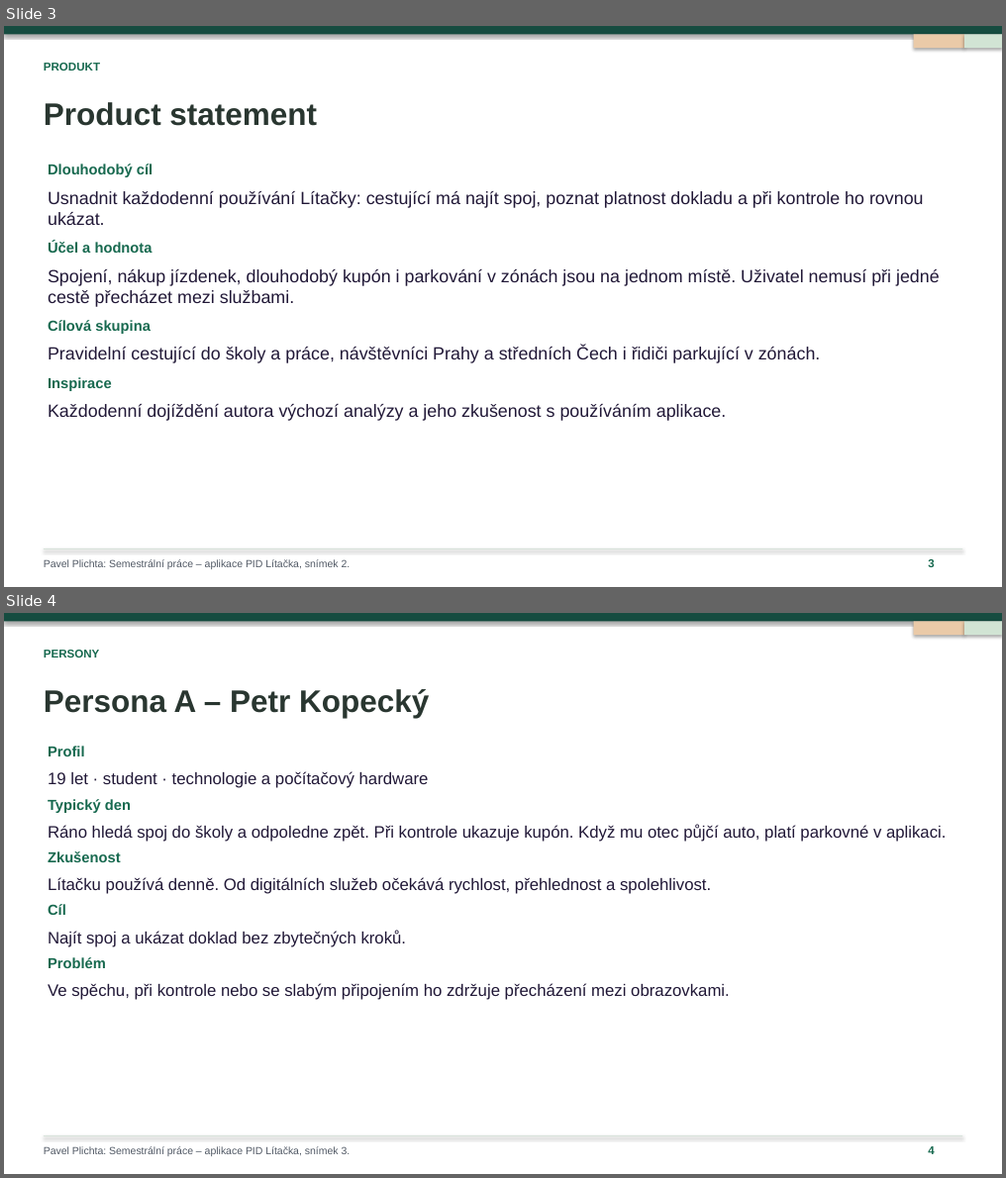
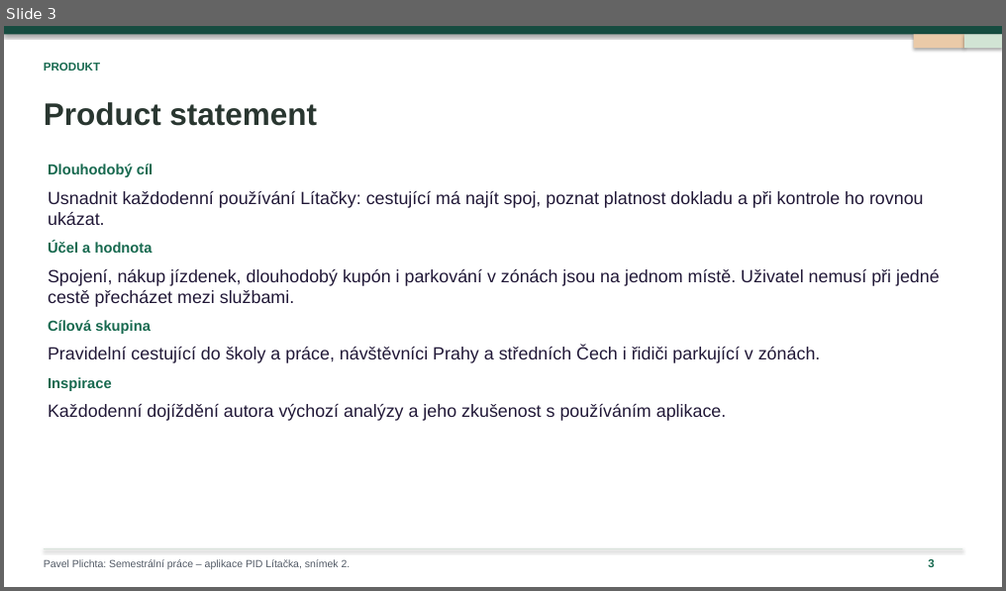
Before and after one commit to ShachPlay/ID_2026, a slide deck: PID-Litacka-Cookbook-2026.pptx. Shown one above the other, each under a label of ours: slides 3 and 4 before the commit, slide 3 after it. The pictures are 1006x1178 and 1006x591 pixels, drawn with LibreOffice and Linux fonts; fonts in the diff are those of the drawing. Boxes give left, top, right and bottom in pixels: in the first picture for what was removed or moved away, otherwise in the second. Text is boxed around its words. In the diff, an @@ line names an element or a change of style, - is before the commit and + after.

```diff
--- a/PID-Litacka-Cookbook-2026.pptx
+++ b/PID-Litacka-Cookbook-2026.pptx
@@ slide 4 removed at (x1=4, y1=613, x2=1002, y2=1174), background #FFFFFF @@
@@ rectangle removed at (x1=4, y1=613, x2=1002, y2=1174) @@
@@ rectangle removed at (x1=4, y1=613, x2=1002, y2=621) @@
@@ rectangle removed at (x1=914, y1=621, x2=964, y2=635) @@
@@ rectangle removed at (x1=964, y1=621, x2=1002, y2=635) @@
@@ text removed at (x1=44, y1=650, x2=100, y2=658) @@
-PERSONY
@@ text removed at (x1=44, y1=689, x2=429, y2=718) @@
-Persona A – Petr Kopecký
@@ text removed at (x1=48, y1=746, x2=85, y2=757) @@
-Profil
@@ text removed at (x1=48, y1=771, x2=429, y2=788) @@
-19 let · student · technologie a počítačový hardware
@@ text removed at (x1=48, y1=799, x2=131, y2=813) @@
-Typický den
@@ text removed at (x1=48, y1=824, x2=945, y2=842) @@
-Ráno hledá spoj do školy a odpoledne zpět. Při kontrole ukazuje kupón. Když mu otec půjčí auto, platí parkovné v aplikaci.
@@ text removed at (x1=48, y1=852, x2=121, y2=862) @@
-Zkušenost
@@ text removed at (x1=48, y1=877, x2=711, y2=894) @@
-Lítačku používá denně. Od digitálních služeb očekává rychlost, přehlednost a spolehlivost.
@@ text removed at (x1=48, y1=904, x2=66, y2=915) @@
-Cíl
@@ text removed at (x1=48, y1=930, x2=407, y2=948) @@
-Najít spoj a ukázat doklad bez zbytečných kroků.
@@ text removed at (x1=48, y1=958, x2=106, y2=968) @@
-Problém
@@ text removed at (x1=48, y1=983, x2=730, y2=1000) @@
-Ve spěchu, při kontrole nebo se slabým připojením ho zdržuje přecházení mezi obrazovkami.
@@ rectangle removed at (x1=44, y1=1137, x2=963, y2=1137) @@
@@ text removed at (x1=44, y1=1147, x2=350, y2=1157) @@
-Pavel Plichta: Semestrální práce – aplikace PID Lítačka, snímek 3.
@@ text removed at (x1=928, y1=1147, x2=934, y2=1155) @@
-4
```
Also in this commit, not shown: 3 slides added, 2 other slides removed.
